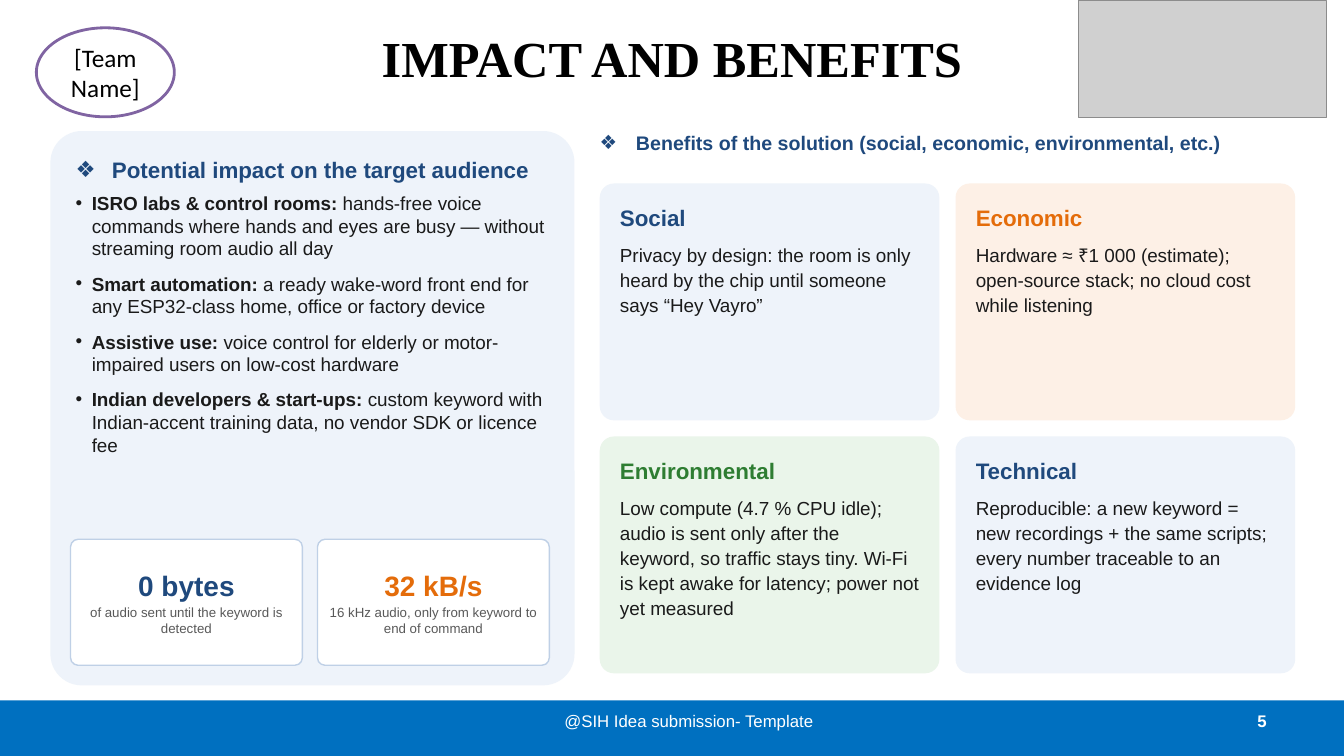
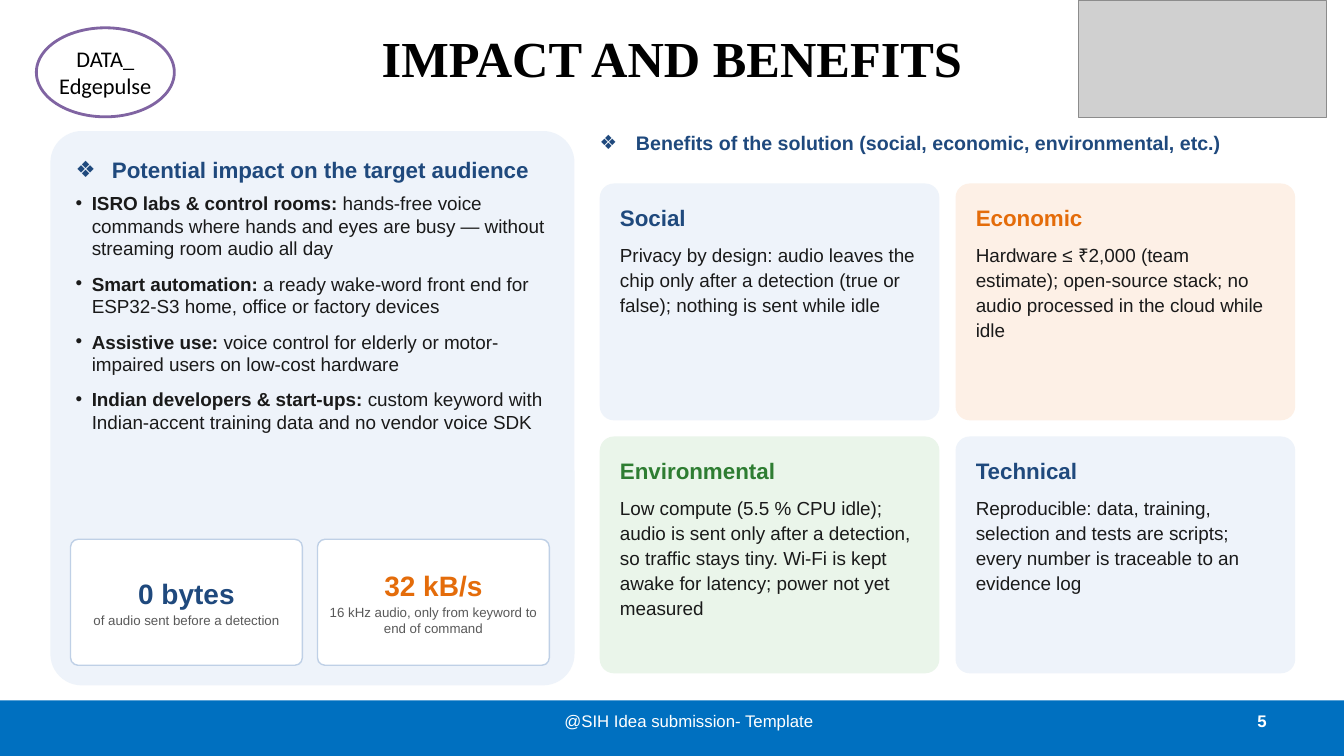
Before and after one commit to Kartikinfinity/vayro-edge-voice-activator, a slide deck: slide 5 of docs/submission/PS26172_SIH2026_Idea.pptx. Drawn at 1344x756 pixels with LibreOffice and Linux fonts; fonts in the diff are those of the drawing; grey boxes stand for pictures. Boxes give left, top, right and bottom in pixels: in the first picture for what was removed or moved away, otherwise in the second. Text is boxed around its words. In the diff, an @@ line names an element or a change of style, - is before the commit and + after.

```diff
--- a/docs/submission/PS26172_SIH2026_Idea.pptx
+++ b/docs/submission/PS26172_SIH2026_Idea.pptx
@@ text in ellipse at (x1=59, y1=52, x2=151, y2=98): text changed; size 18 to 16 pt @@
-[Team Name]
+DATA_
+Edgepulse
@@ text in rounded rectangle at (x1=620, y1=248, x2=915, y2=316): text changed @@
-Privacy by design: the room is only heard by the chip until someone says “Hey Vayro”
+Privacy by design: audio leaves the chip only after a detection (true or false); nothing is sent while idle
@@ text in rounded rectangle at (x1=976, y1=248, x2=1263, y2=337): text changed @@
-Hardware ≈ ₹1 000 (estimate); open-source stack; no cloud cost while listening
+Hardware ≤ ₹2,000 (team estimate); open-source stack; no audio processed in the cloud while idle
@@ text in rounded rectangle at (x1=92, y1=277, x2=529, y2=317): text changed @@
-• Smart automation: a ready wake-word front end for any ESP32-class home, office or factory device
+• Smart automation: a ready wake-word front end for ESP32-S3 home, office or factory devices
@@ text in rounded rectangle at (x1=92, y1=392, x2=542, y2=433): text changed @@
-• Indian developers & start-ups: custom keyword with Indian-accent training data, no vendor SDK or licence fee
+• Indian developers & start-ups: custom keyword with Indian-accent training data and no vendor voice SDK
@@ text in rounded rectangle at (x1=620, y1=501, x2=911, y2=615): text changed @@
-Low compute (4.7 % CPU idle); audio is sent only after the keyword, so traffic stays tiny. Wi-Fi is kept awake for latency; power not yet measured
+Low compute (5.5 % CPU idle); audio is sent only after a detection, so traffic stays tiny. Wi-Fi is kept awake for latency; power not yet measured
@@ text in rounded rectangle at (x1=976, y1=501, x2=1239, y2=594): text changed @@
-Reproducible: a new keyword = new recordings + the same scripts; every number traceable to an evidence log
+Reproducible: data, training, selection and tests are scripts; every number is traceable to an evidence log
@@ text in rounded rectangle at (x1=93, y1=615, x2=279, y2=625): text changed @@
-of audio sent until the keyword is detected
+of audio sent before a detection
```
Also in this commit, not shown: 5 other slides changed, 11 other files.
